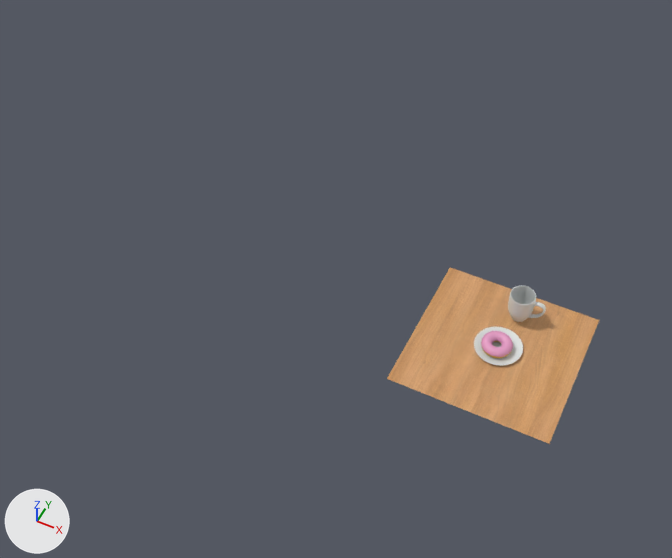
What one commit did to the Blender file donut.blend.
The view is the same before and after, from a 50 mm lens placed at (10.8, -56.1, 71.6), pointed at (-20.2, 5.9, -5.9). Every picture has the same lights, and +X, +Y and +Z are marked at lower left.

The scene before the commit, as lines of its bpy script (objects in view):
```python
ob_circle = bpy.data.objects.new('Circle', me_circle_001)
ob_circle.location = (0.1, 0.2, 0.0)
ob_cylinder = bpy.data.objects.new('Cylinder', me_cylinder_001)
ob_cylinder.location = (0.6, 4.8, 2.0)
ob_cylinder.scale = (1.29, 1.29, 1.29)
ob_donuticing = bpy.data.objects.new('DonutIcing', me_torus_000)
ob_donuticing.location = (0.0, 0.0, 0.6)
ob_plane = bpy.data.objects.new('Plane', me_plane)
ob_plane.location = (0.0, 0.0, 0.0)
ob_plane.scale = (7.95, 7.95, 7.95)
```
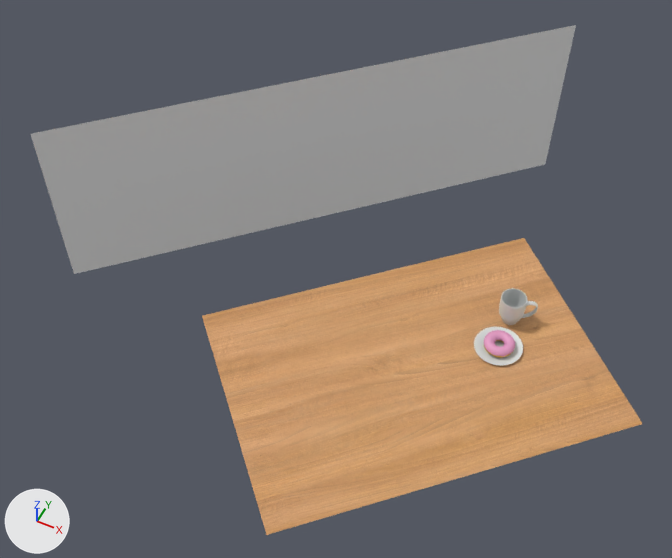
Edits to the scene script, one JSON object a line:
```json
{"op": "add", "block": "me_plane_001", "code": ["me_plane_001 = bpy.data.meshes.new('Plane.001')", "me_plane_001.from_pydata([(-1.0, -1.0, 0.0), (1.0, -1.0, 0.0), (-1.0, 1.0, 0.0), (1.0, 1.0, 0.0)], [], [(0, 1, 3, 2)])"]}
{"op": "set", "path": "ob_cylinder.location", "old": "(0.6, 4.8, 2.0)", "new": "(0.0, 4.0, 2.0)"}
{"op": "set", "path": "ob_cylinder.rotation_euler", "old": "(0.0, 0.0, 0.0)", "new": "(0.0, 0.0, -5.937)", "note": "degrees (0, 0, 0) -> degrees (0, 0, -340)"}
{"op": "set", "path": "ob_donuticing.location", "old": "(0.0, 0.0, 0.6)", "new": "(0.2, 0.2, 0.6)"}
{"op": "set", "path": "ob_plane.location", "old": "(0.0, 0.0, 0.0)", "new": "(-6.4, -5.7, 0.0)"}
{"op": "set", "path": "ob_plane.rotation_euler", "old": "(0.0, 0.0, 0.0)", "new": "(0.0, 0.0, -0.794)", "note": "degrees (0, 0, 0) -> degrees (0, 0, -45)"}
{"op": "set", "path": "ob_plane.scale", "old": "(7.95, 7.95, 7.95)", "new": "(12.3, 17.6, 16.4)"}
{"op": "add", "block": "ob_plane_001", "code": ["ob_plane_001 = bpy.data.objects.new('Plane.001', me_plane_001)", "ob_plane_001.location = (-30.3, 22.2, -3.6)", "ob_plane_001.rotation_euler = (0.785, 1.571, 0.0)  # degrees (45, 90, 0)", "ob_plane_001.scale = (11.2, 32.6, 32.6)"]}
```

Where the change shows, as pixel boxes (x1, y1, x2, y2) in the pictures (672 x 558 px):
```json
{"object": "Plane", "change": "moved, turned, rescaled", "before": [387, 267, 599, 444], "after": [202, 238, 643, 535]}
{"object": "Plane.001", "change": "added", "after": [31, 25, 576, 274]}
{"object": "Cylinder", "change": "moved, turned", "before": [508, 285, 546, 322], "after": [499, 288, 538, 325]}
{"object": "DonutIcing", "change": "moved", "before": [481, 331, 513, 357], "after": [484, 330, 515, 356]}
```
